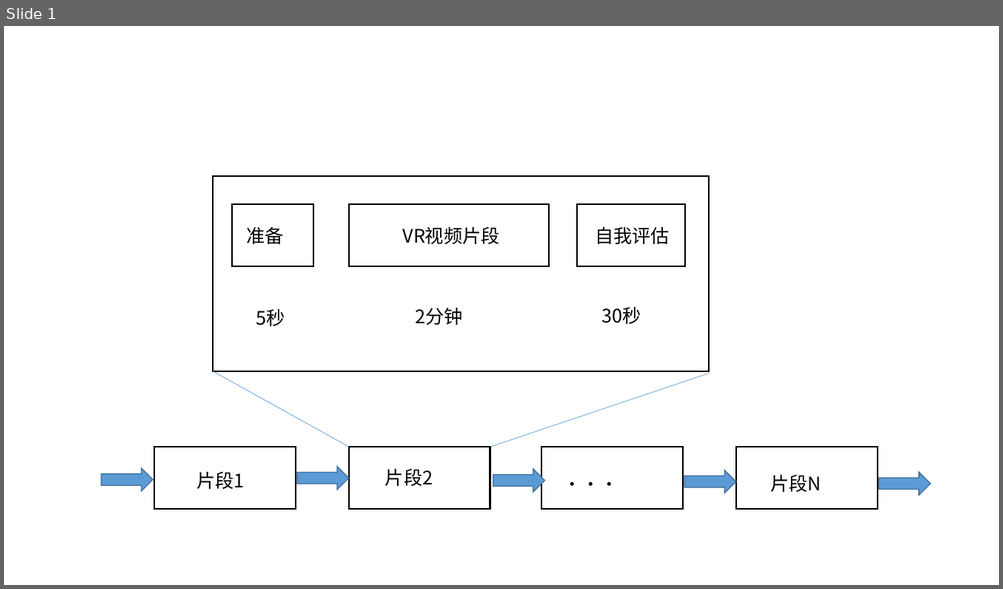
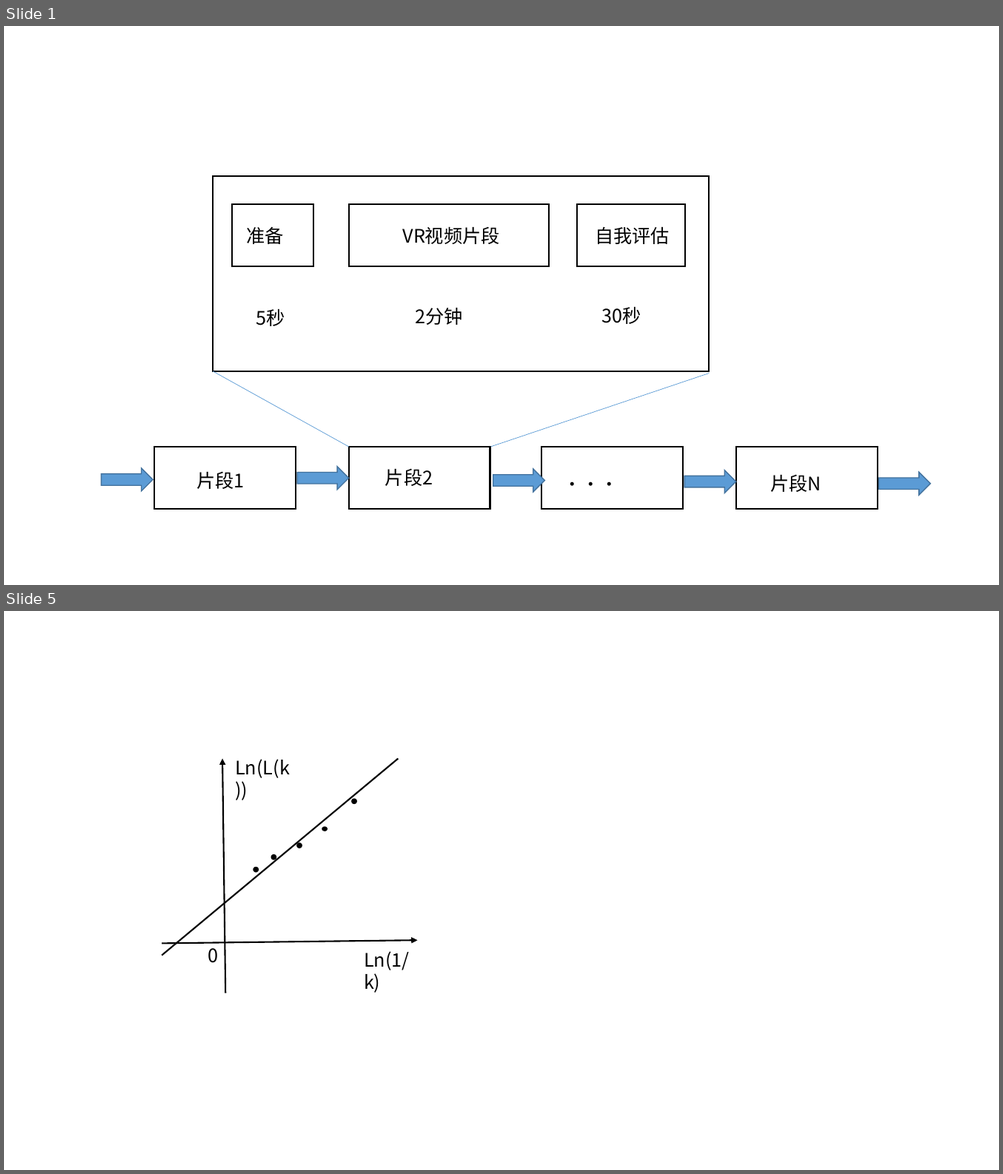
Before and after one commit to wandouqiang/-, a slide deck: 图集.pptx. Shown one above the other, each under a label of ours: slide 1 before the commit, slides 1 and 5 after it; the slides between them are not shown. The pictures are 1003x589 and 1003x1174 pixels, drawn with LibreOffice and Linux fonts; fonts in the diff are those of the drawing. Boxes give left, top, right and bottom in pixels: in the first picture for what was removed or moved away, otherwise in the second. Text is boxed around its words. In the diff, an @@ line names an element or a change of style, - is before the commit and + after.

```diff
--- a/图集.pptx
+++ b/图集.pptx
@@ slide 5 added at (4,611,999,1170), background #FFFFFF @@
@@ line added from (398, 759) to (162, 956), #000000 1.5 pt @@
@@ arrow added from (225, 993) to (222, 759), #000000 1.5 pt @@
@@ text added at (235,759,290,778), 18 pt, text #000000 @@
+Ln(L(k))
@@ ellipse added at (352,799,356,803), fill #000000, outline #000000 1 pt @@
@@ ellipse added at (323,827,327,831), fill #000000, outline #000000 1 pt @@
@@ ellipse added at (297,843,301,848), fill #000000, outline #000000 1 pt @@
@@ ellipse added at (253,868,258,872), fill #000000, outline #000000 1 pt @@
@@ ellipse added at (271,855,276,860), fill #000000, outline #000000 1 pt @@
@@ arrow added from (162, 944) to (418, 941), #000000 1.5 pt @@
@@ text added at (208,943,218,963), 18 pt, text #000000 @@
+0
@@ text added at (364,951,409,993), 18 pt, text #000000 @@
+Ln(1/k)
```
Also in this commit, not shown: 1 slide changed, 2 other slides added, 1 other file.
